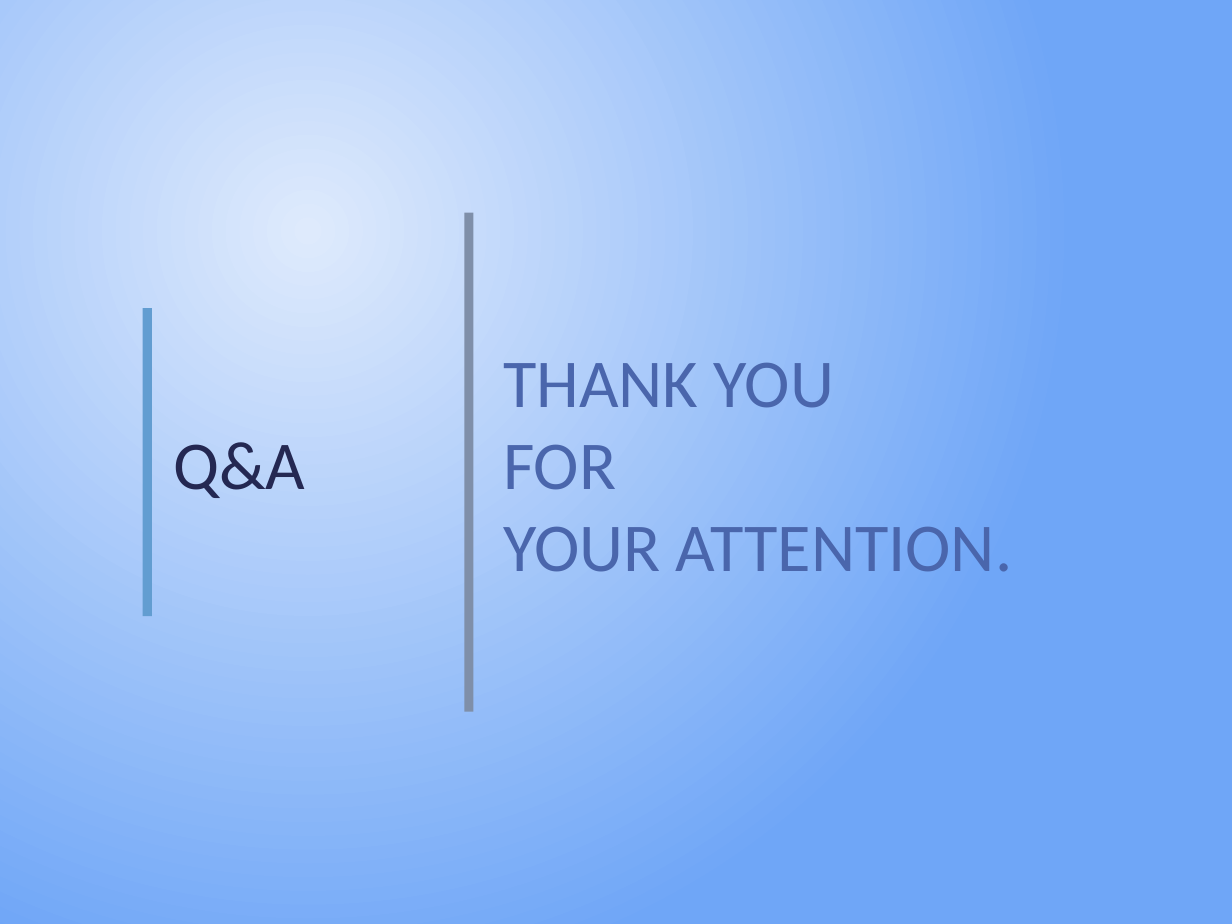
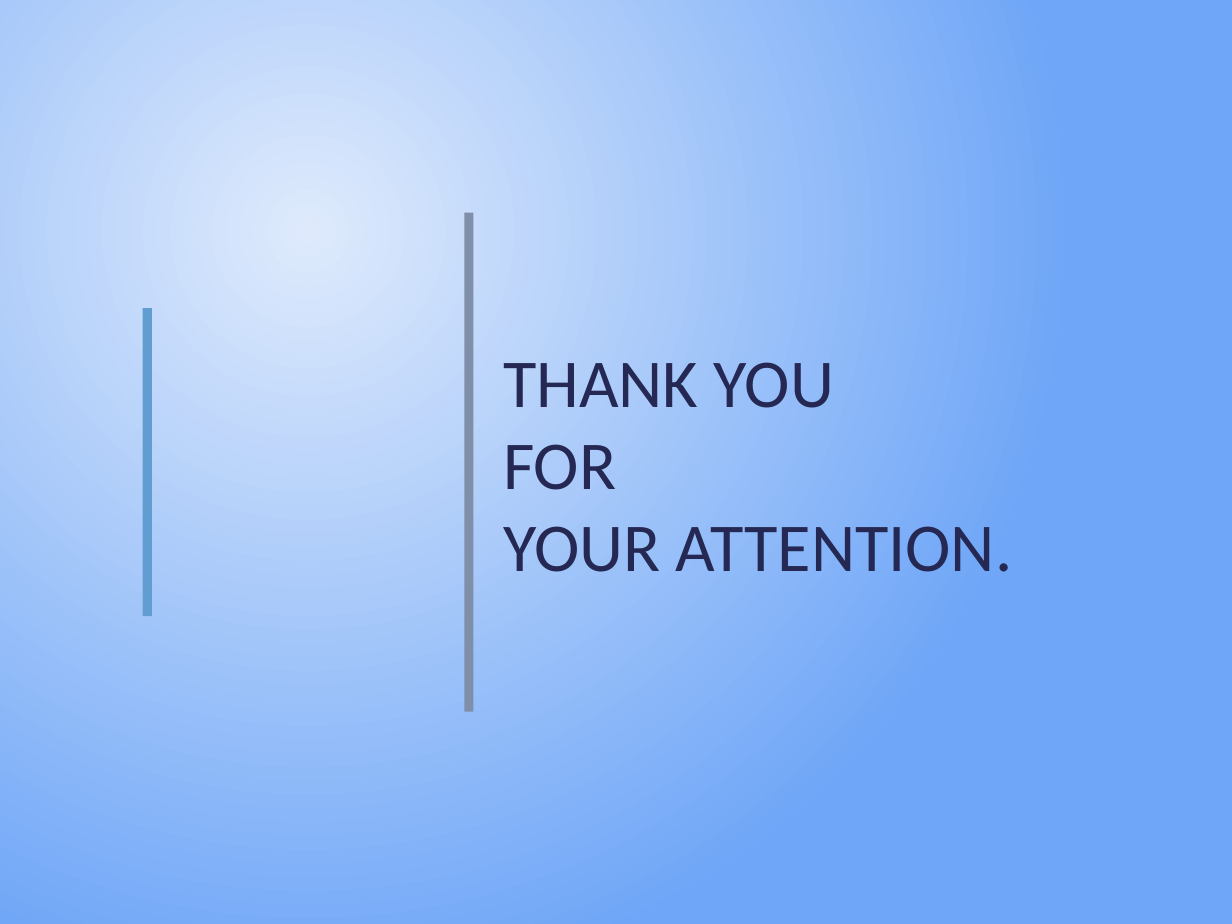
Before and after one commit to yazdipour/presentations, a slide deck: slide 23 of 2019Nov_Design_Implementation/Ch7.pptx (slide 29 before the commit). Drawn at 1232x924 pixels with LibreOffice and Linux fonts; fonts in the diff are those of the drawing. Boxes give left, top, right and bottom in pixels: in the first picture for what was removed or moved away, otherwise in the second. Text is boxed around its words. In the diff, an @@ line names an element or a change of style, - is before the commit and + after.

```diff
--- a/2019Nov_Design_Implementation/Ch7.pptx
+++ b/2019Nov_Design_Implementation/Ch7.pptx
@@ title "THANK YOU FOR YOUR ATTENTION." at <box>503,362,1012,572</box>: text colour #4A66AC to #242852; more space between paragraphs @@
@@ text removed at <box>173,442,305,498</box> @@
-Q&A
```
Also in this commit, not shown: 5 other slides changed, 1 slide added, 7 slides removed.
